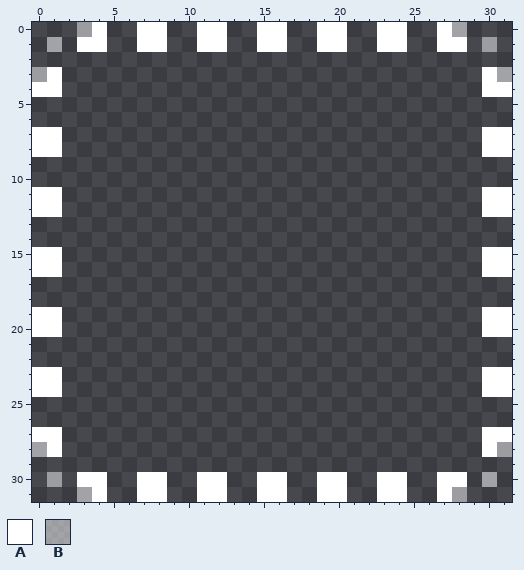
Two states of a pixel-art file, assets/sprites/card_border.aseprite. The picture above is the old version.
32x32 pixels, 1 frame.
Palette (. is transparent): A #ffffff  B #ffffff7f
The same view after the edit:
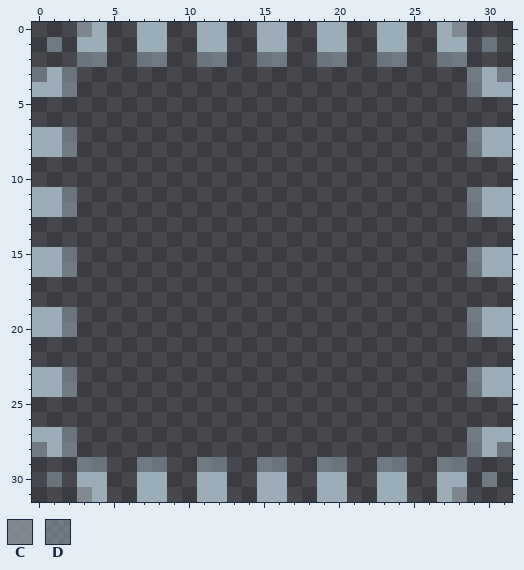
Colours new in this view: C #939da6bf  D #9badb77f
From old to new:
Colour A changes from #ffffff to #9badb7.
Layer "Card Border - Stippled":
The author changed colour B to colour C in row 0 at x 3 and 28; in row 31 at x 3 and 28.
Colour D now appears in row 2 at x 3 to 4, 7 to 8, 11 to 12, 15 to 16, 19 to 20, 23 to 24 and 27 to 28; in rows 3 to 4 at x 2 and 29; in rows 7 to 8 at x 2 and 29; in rows 11 to 12 at x 2 and 29; in rows 15 to 16 at x 2 and 29; in rows 19 to 20 at x 2 and 29.
Colour D now appears in rows 23 to 24 at x 2 and 29; in rows 27 to 28 at x 2 and 29; in row 29 at x 3 to 4, 7 to 8, 11 to 12, 15 to 16, 19 to 20, 23 to 24 and 27 to 28.
The author changed colour B to colour D in row 1 at x 1 and 30; in row 3 at x 0 and 31; in row 28 at x 0 and 31; in row 30 at x 1 and 30.
